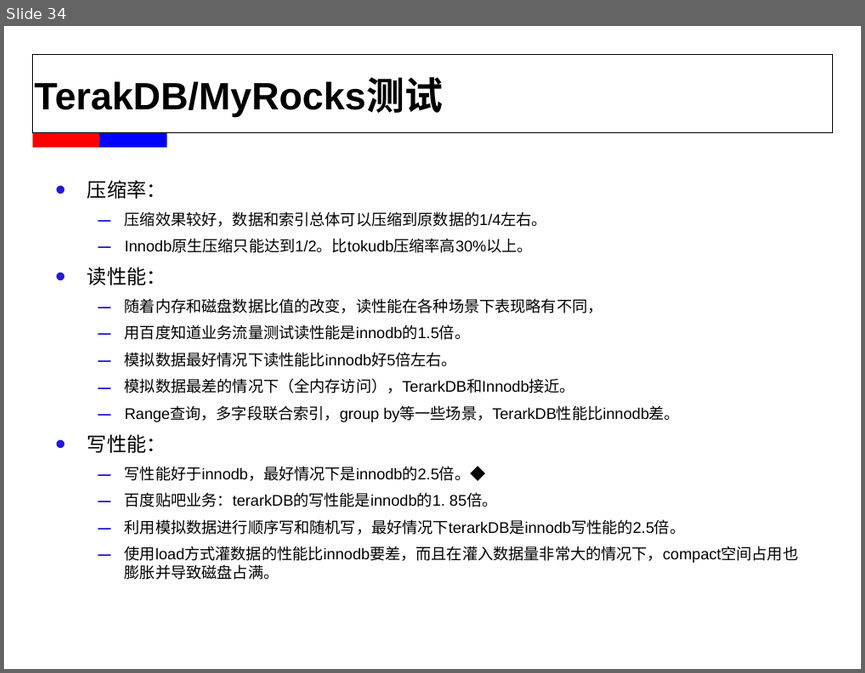
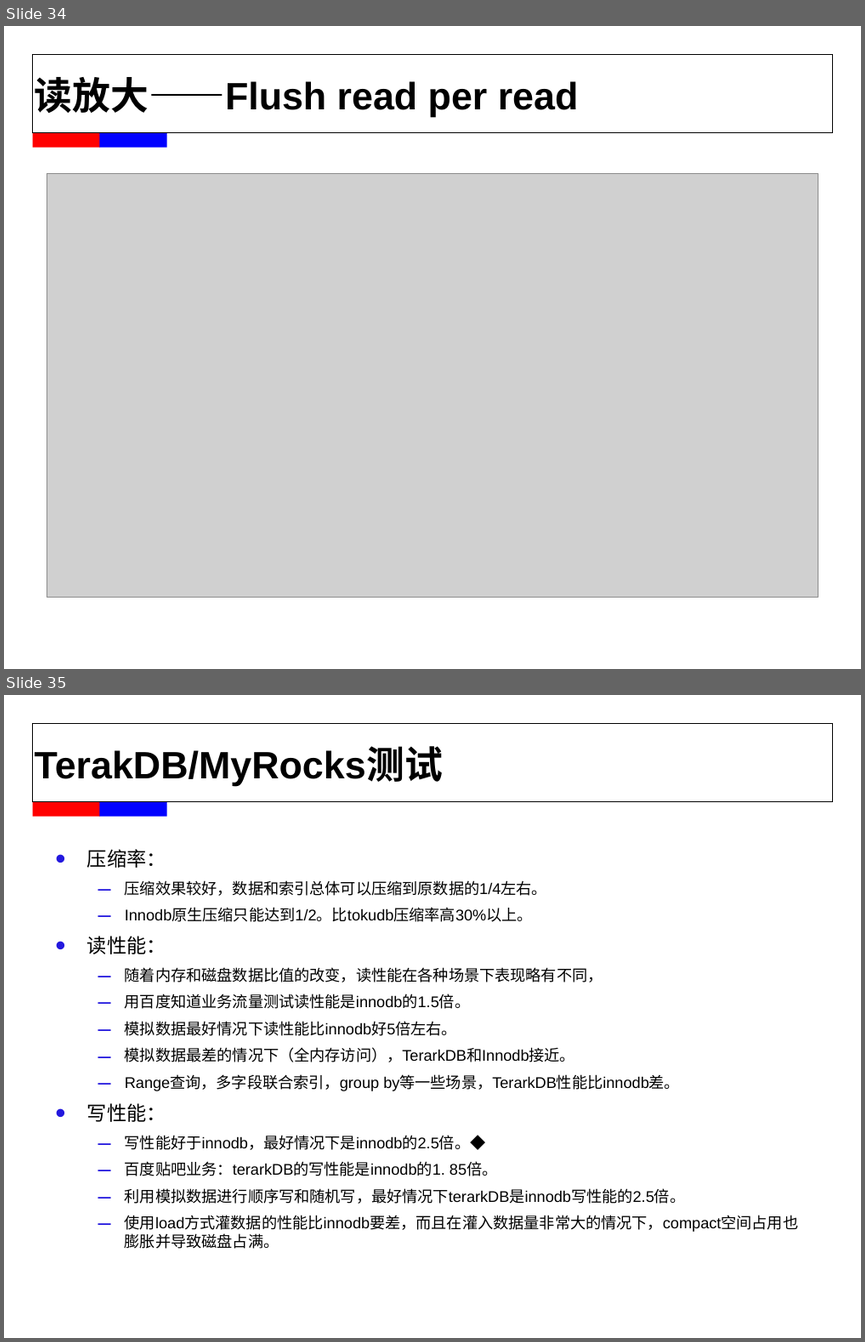
Before and after one commit to wisehead/techblog, a slide deck: database/MySQL/MyRocks_chenhui.ppt. Shown one above the other, each under a label of ours: slide 34 before the commit, slides 34 and 35 after it. The pictures are 865x673 and 865x1342 pixels, drawn with LibreOffice and Linux fonts; fonts in the diff are those of the drawing; grey boxes stand for pictures; background and template pictures are left out. Boxes give left, top, right and bottom in pixels: in the first picture for what was removed or moved away, otherwise in the second. Text is boxed around its words. In the diff, an @@ line names an element or a change of style, - is before the commit and + after.

Commit message:
May 8th 11:18am.

```diff
--- a/database/MySQL/MyRocks_chenhui.ppt
+++ b/database/MySQL/MyRocks_chenhui.ppt
@@ slide 34 added at <box>4,26,861,669</box>, background #FFFFFF; not listed: 3 template elements that a slide beside it also shows @@
@@ title added at <box>35,77,579,117</box>, 32 pt, text #000000, bold @@
+读放大——Flush read per read
@@ picture added at <box>46,173,818,597</box> @@
@@ what was slide 34 is now slide 35 @@
```
